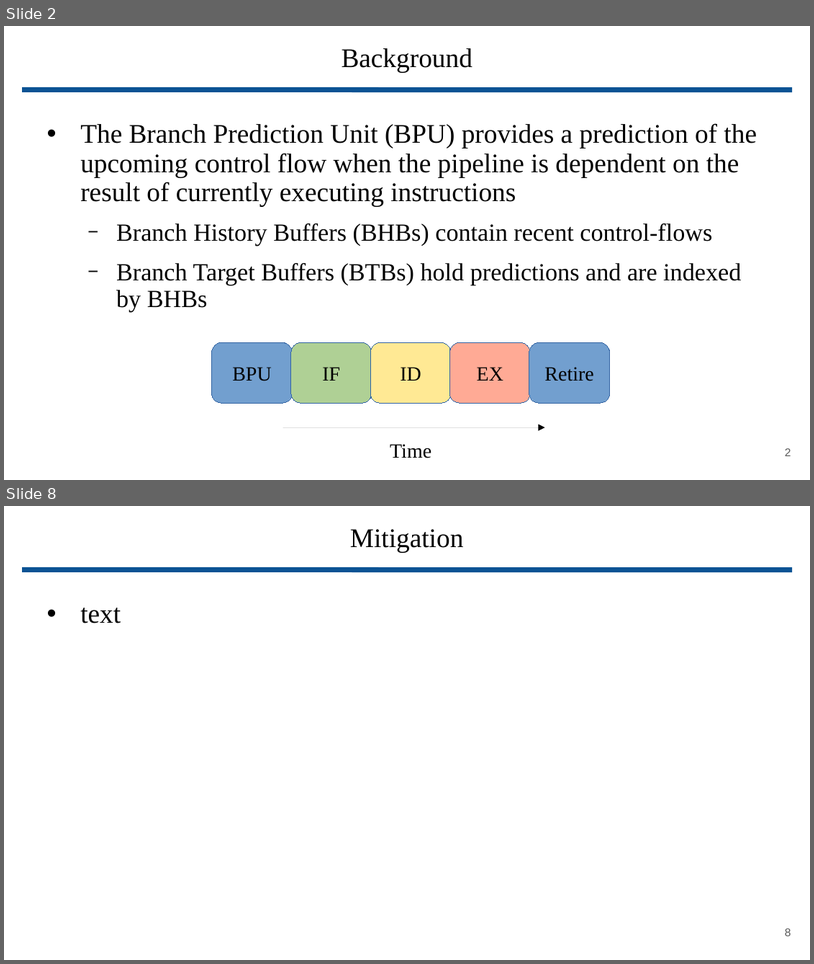
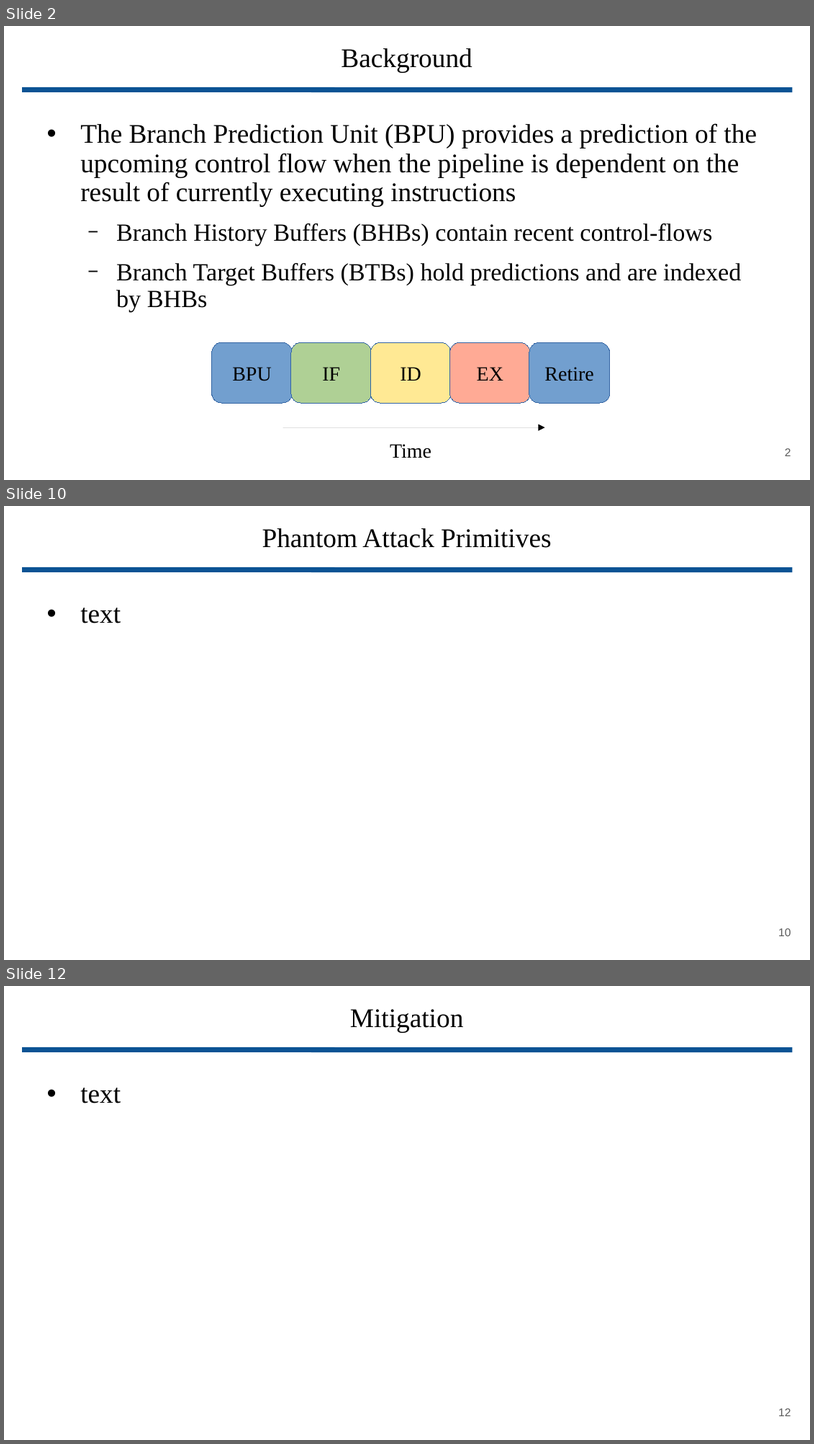
Before and after one commit to wbuz24/grad-research, a slide deck: presentations/Phantom.pptx. Shown one above the other, each under a label of ours: slides 2 and 8 before the commit, slides 2, 10 and 12 after it; the slides between them are not shown. The pictures are 814x964 and 814x1444 pixels, drawn with LibreOffice and Linux fonts; fonts in the diff are those of the drawing. Boxes give left, top, right and bottom in pixels: in the first picture for what was removed or moved away, otherwise in the second. Text is boxed around its words. In the diff, an @@ line names an element or a change of style, - is before the commit and + after.

Commit message:
phantom save

```diff
--- a/presentations/Phantom.pptx
+++ b/presentations/Phantom.pptx
@@ slide 10 added at <box>4,506,810,960</box>, background #FFFFFF @@
@@ title added at <box>262,528,551,548</box>, 24 pt, text #000000 @@
+Phantom Attack Primitives
@@ line added from (22, 569) to (792, 569), #0B5394 4.51 pt @@
@@ text added at <box>80,608,121,623</box>, 24 pt, text #000000 @@
+• text
@@ page number added at <box>779,928,791,936</box>, 10 pt, text #595959 @@
+10
@@ what was slide 8 is now slide 12 @@
@@ page number at <box>779,1408,791,1416</box>: text changed @@
-8
+12
```
Also in this commit, not shown: 6 slides changed, 3 other slides added.
